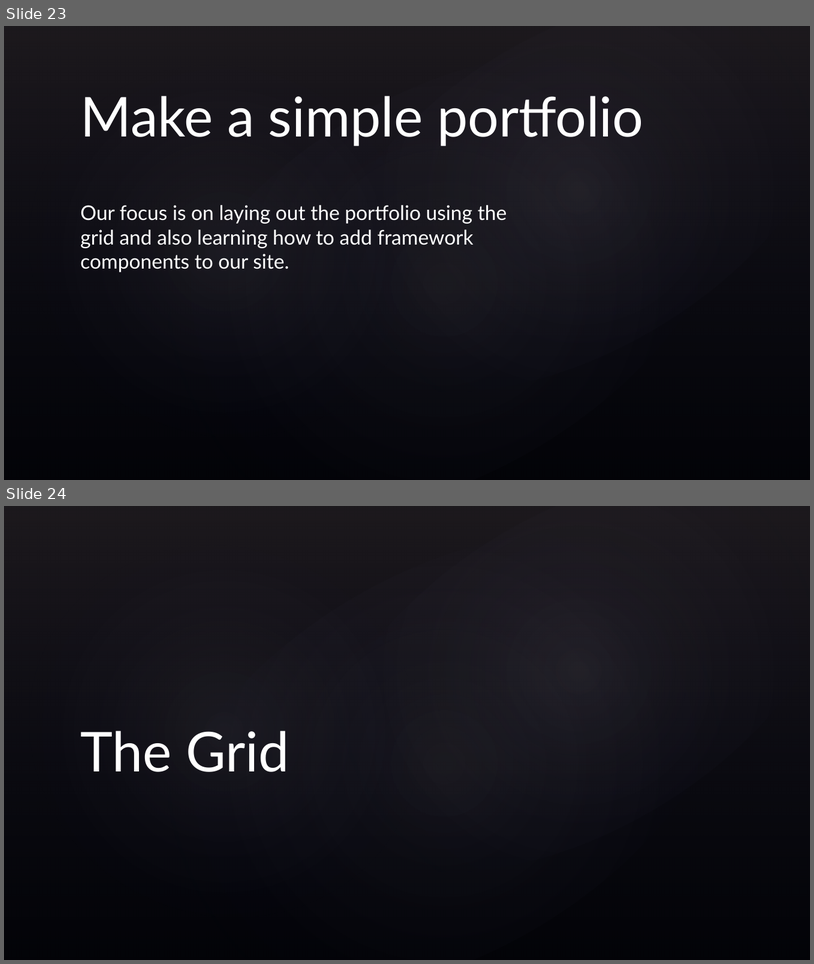
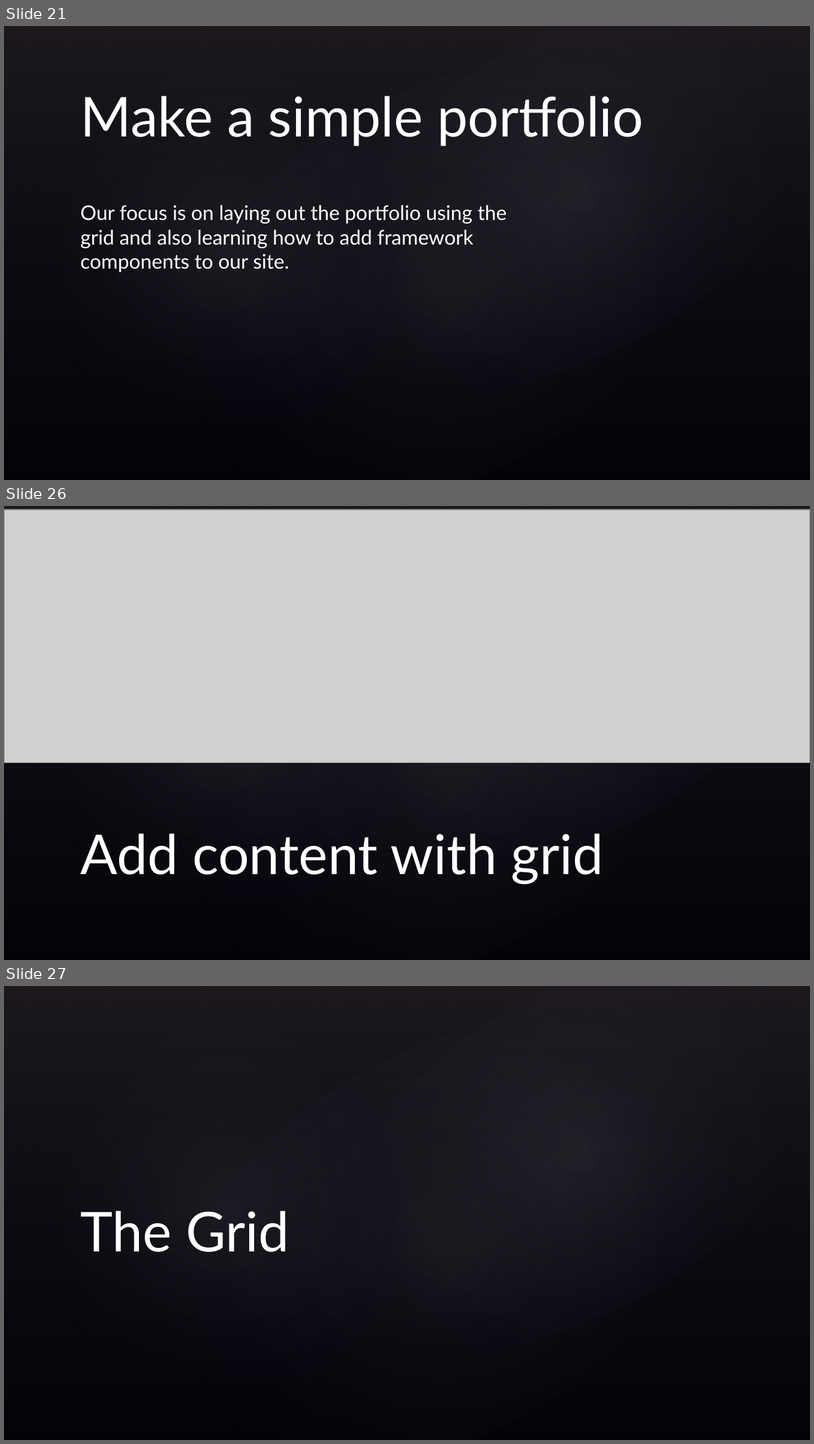
Before and after one commit to Dogfalo/WDW-CSS-Workshop, a slide deck: CSS Frameworks.pptx. Shown one above the other, each under a label of ours: slides 23 and 24 before the commit, slides 21, 26 and 27 after it; the slides between them are not shown. The pictures are 814x964 and 814x1444 pixels, drawn with LibreOffice and Linux fonts; fonts in the diff are those of the drawing; grey boxes stand for pictures; background and template pictures are left out. Boxes give left, top, right and bottom in pixels: in the first picture for what was removed or moved away, otherwise in the second. Text is boxed around its words. In the diff, an @@ line names an element or a change of style, - is before the commit and + after.

```diff
--- a/CSS Frameworks.pptx
+++ b/CSS Frameworks.pptx
@@ slide 26 added at [4, 506, 810, 960], background picture (left out); not listed: 4 template elements that a slide beside it also shows @@
@@ picture added at [4, 509, 810, 762] @@
@@ title added at [81, 833, 604, 884], 49 pt, text #FFFFFF @@
+Add content with grid
@@ what was slide 23 is now slide 21 @@
@@ what was slide 24 is now slide 27 @@
```
Also in this commit, not shown: 5 slides changed, 6 other slides added, 2 slides removed, 1 other file.
